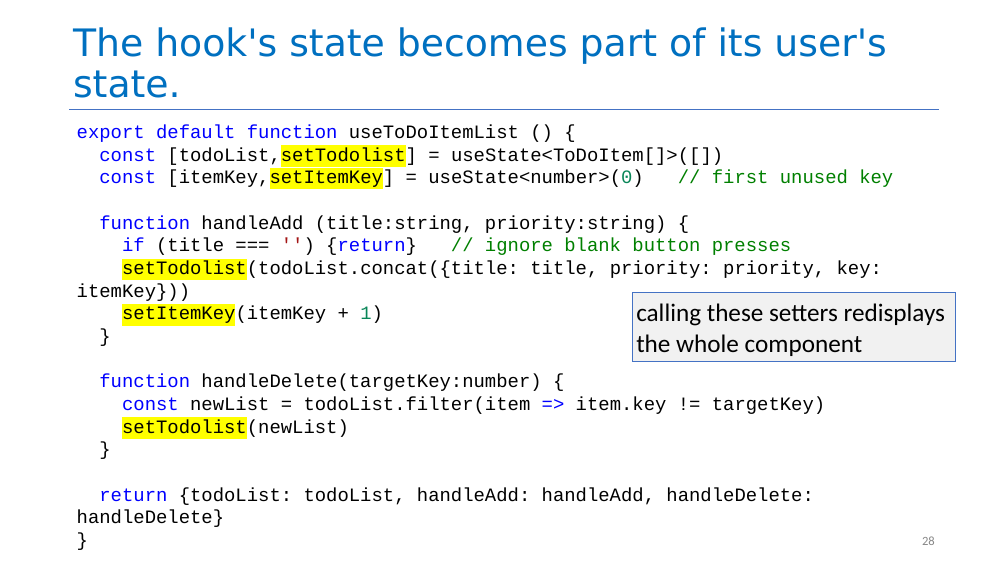
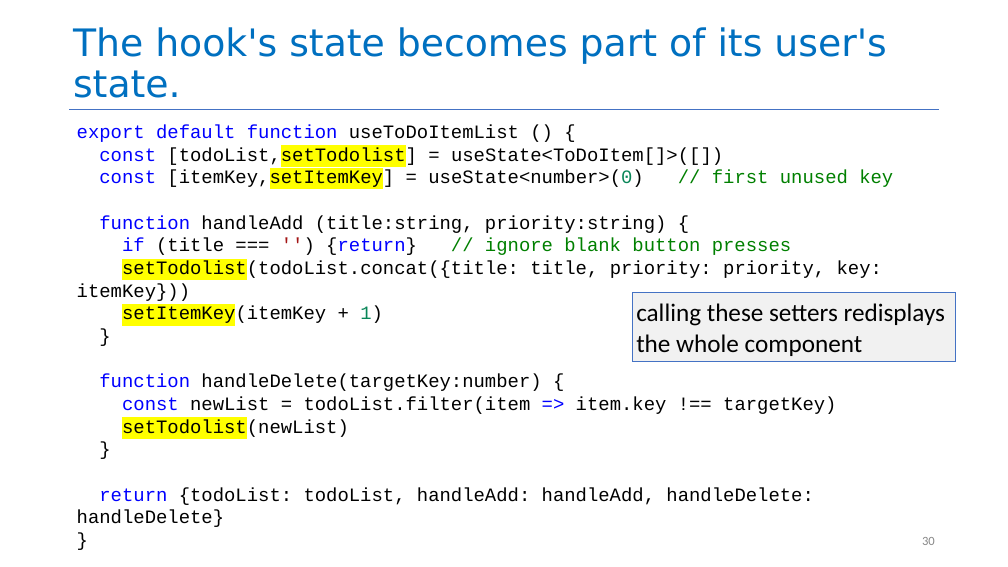
Before and after one commit to neu-se/CS4530-Fall-2026, a slide deck: slide 30 of Slides/Module 06 React Hook Patterns.pptx (slide 28 before the commit). Drawn at 1008x567 pixels with LibreOffice and Linux fonts; fonts in the diff are those of the drawing. Boxes give left, top, right and bottom in pixels: in the first picture for what was removed or moved away, otherwise in the second. Text is boxed around its words. In the diff, an @@ line names an element or a change of style, - is before the commit and + after.

```diff
--- a/Slides/Module 06 React Hook Patterns.pptx
+++ b/Slides/Module 06 React Hook Patterns.pptx
@@ text at (122, 397, 836, 414): text changed @@
-const newList = todoList.filter(item => item.key != targetKey)
+const newList = todoList.filter(item => item.key !== targetKey)
@@ page number at (922, 537, 935, 545): text changed @@
-28
+30
```
Also in this commit, not shown: 5 other slides changed, 2 slides added, 1 other file.
